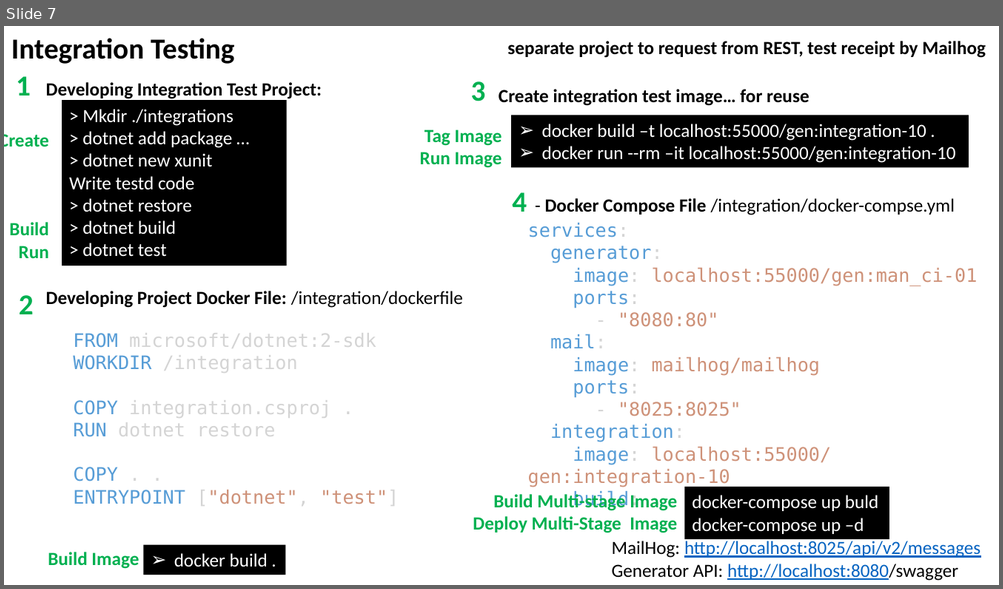
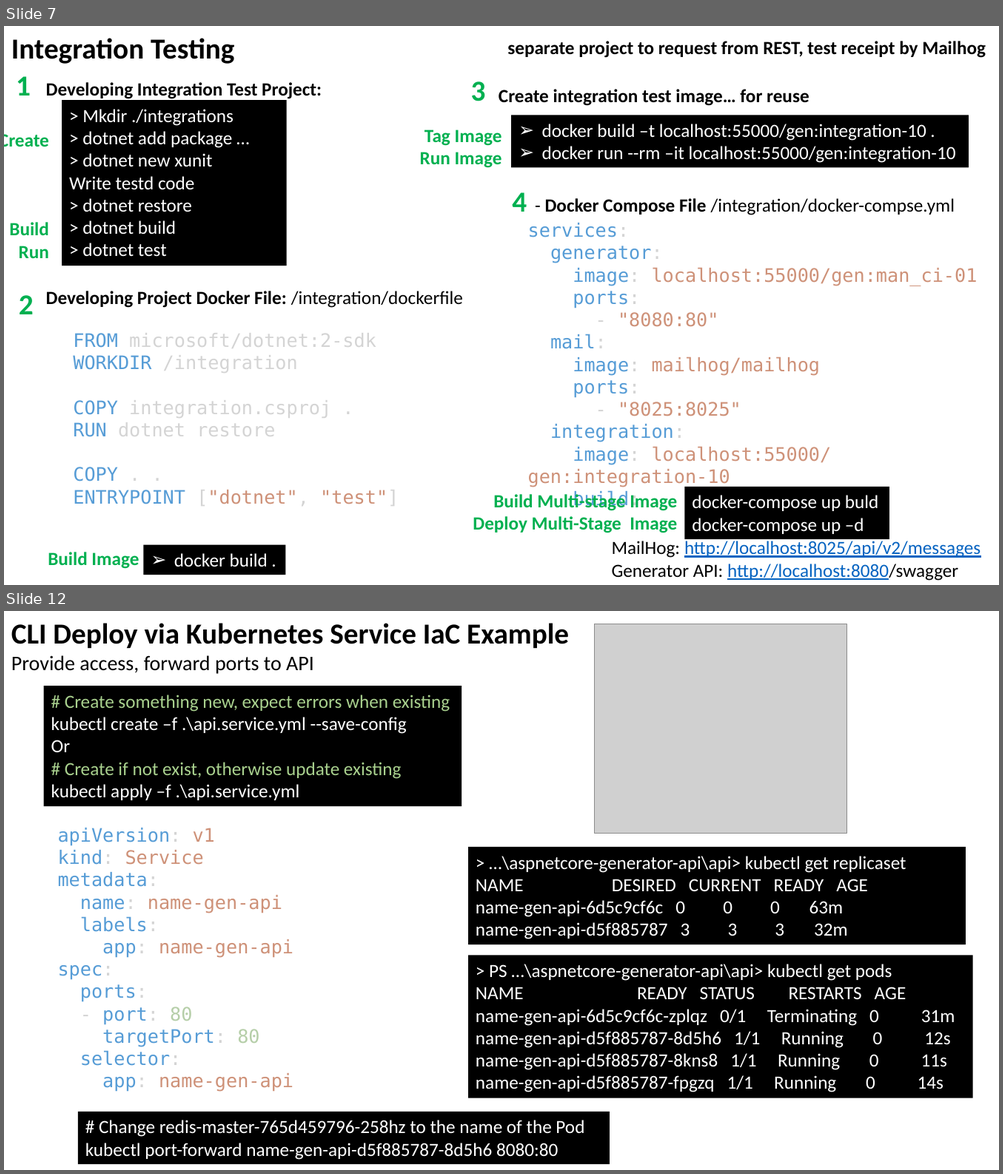
Before and after one commit to kaubster/aspnetcore-generator-api, a slide deck: infra/Pipeline Design.pptx. Shown one above the other, each under a label of ours: slide 7 before the commit, slides 7 and 12 after it; the slides between them are not shown. The pictures are 1003x589 and 1003x1174 pixels, drawn with LibreOffice and Linux fonts; fonts in the diff are those of the drawing; grey boxes stand for pictures. Boxes give left, top, right and bottom in pixels: in the first picture for what was removed or moved away, otherwise in the second. Text is boxed around its words. In the diff, an @@ line names an element or a change of style, - is before the commit and + after.

Commit message:
kubernetes, jenkins

```diff
--- a/infra/Pipeline Design.pptx
+++ b/infra/Pipeline Design.pptx
@@ slide 12 added at <box>4,611,999,1170</box>, background #FFFFFF @@
@@ text added at <box>11,623,569,674</box>, 28 pt, text #000000, bold @@
+CLI Deploy via Kubernetes Service IaC Example
+Provide access, forward ports to API
@@ picture added at <box>595,624,847,833</box> @@
@@ rectangle added at <box>43,686,461,806</box>, fill #000000, 18 pt, text #A9D18E @@
+# Create something new, expect errors when existing
+kubectl create –f .\api.service.yml --save-config
+Or
+# Create if not exist, otherwise update existing
+kubectl apply –f .\api.service.yml
@@ text added at <box>58,828,293,1092</box>, 18 pt, text #569CD6 @@
+apiVersion: v1
+kind: Service
+metadata:
+name: name-gen-api
+labels:
+app: name-gen-api
+spec:
+ports:
+- port: 80
+targetPort: 80
+selector:
+app: name-gen-api
@@ rectangle added at <box>468,847,966,945</box>, fill #000000, 18 pt, text #FFFFFF @@
+> …\aspnetcore-generator-api\api> kubectl get replicaset
+NAME DESIRED CURRENT READY AGE
+name-gen-api-6d5c9cf6c 0 0 0 63m
+name-gen-api-d5f885787 3 3 3 32m
@@ rectangle added at <box>468,956,973,1099</box>, fill #000000, 18 pt, text #FFFFFF @@
+> PS …\aspnetcore-generator-api\api> kubectl get pods
+NAME READY STATUS RESTARTS AGE
+name-gen-api-6d5c9cf6c-zplqz 0/1 Terminating 0 31m
+name-gen-api-d5f885787-8d5h6 1/1 Running 0 12s
+name-gen-api-d5f885787-8kns8 1/1 Running 0 11s
+name-gen-api-d5f885787-fpgzq 1/1 Running 0 14s
@@ rectangle added at <box>78,1112,609,1165</box>, fill #000000, 18 pt, text #FFFFFF @@
+# Change redis-master-765d459796-258hz to the name of the Pod
+kubectl port-forward name-gen-api-d5f885787-8d5h6 8080:80
```
Also in this commit, not shown: 4 slides changed, 3 other slides added, 17 other files.
